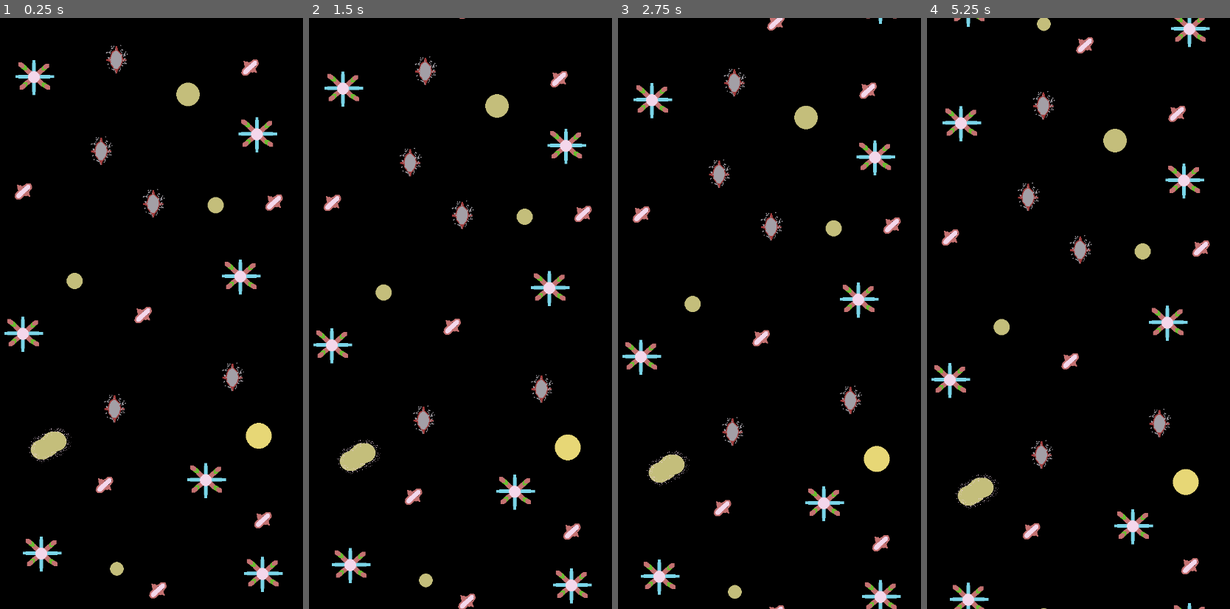
Above: before the commit, frames 1-4 (left to right).
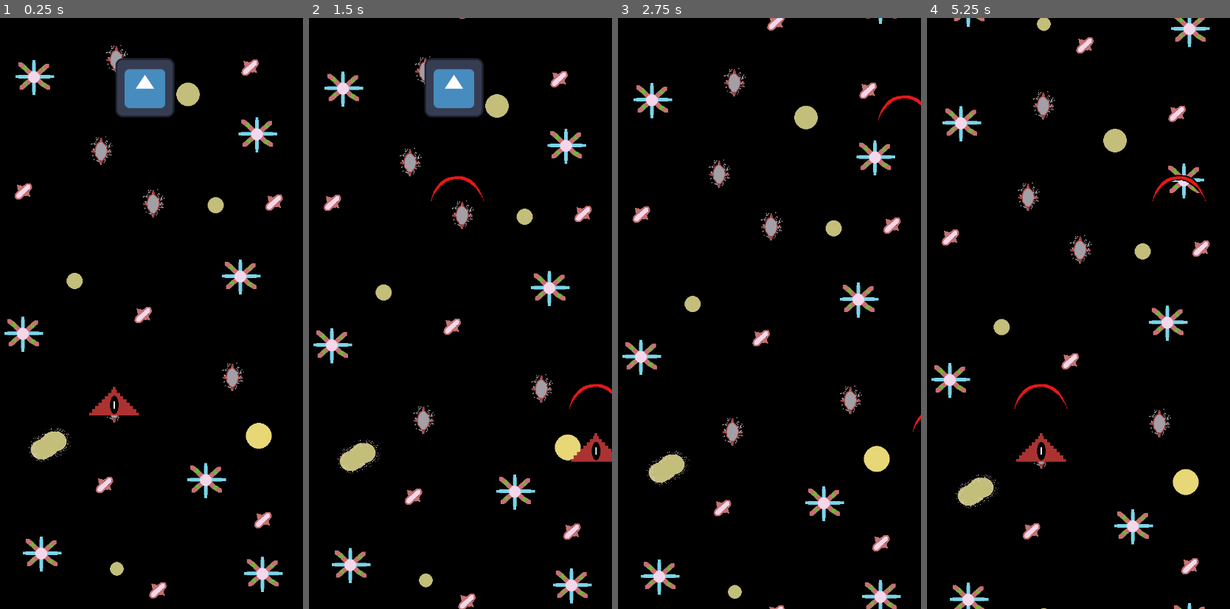
Above: after the commit, the same moments.

Repository: Cam-le/Cam-Space-Shooter
Game: Godot game, scene res://main.tscn
Two runs of this game, one before a commit and one after it. Both use one fixed random seed, a clock stepped at 60 frames per second and the inputs below. Before the commit the project starts from res://scrolling_background.tscn. The engine's default icon, where the game draws it, is replaced by a stand-in: a white triangle on a blue panel in a dark square.
Inputs:
- Up to frame 1 (0.25 s): no input
- Up to frame 2 (1.5 s): hold D (right) 0.53-1.28 s; tap Space (shoot, bound only after the commit) at 0.6, 1.35 s; hold S (down) from 1.28 s (still down)
- Up to frame 3 (2.75 s): release S (down) at 2.03 s; hold D (right) from 2.03 s (still down); tap Space (shoot, bound only after the commit) at 2.1 s
- Up to frame 4 (5.25 s): release D (right) at 2.78 s; hold W (up) 2.78-3.53 s; tap Space (shoot, bound only after the commit) every 0.75 s from 2.85 to 5.1 s; hold A (left) 3.53-5.03 s; hold S (down) from 5.03 s (still down)

The runs differ from the first frame. In frame 1, 2.3% of the frame differs, in the area x 29-58%, y 6-68%; in frame 2, 2.5%, in the area x 37-100%, y 6-76%; in frame 3, 0.1%; in frame 4, 0.7%.

Commit message:
Add files via upload
-Added a fully functional weapon shooting system for the player.

Diff:
--- a/Space_Shooter_First/main.tscn
+++ b/Space_Shooter_First/main.tscn
@@ -1,17 +1,21 @@
-[gd_scene load_steps=4 format=3 uid="uid://uttb403240t6"]
+[gd_scene load_steps=5 format=3 uid="uid://uttb403240t6"]
 
 [ext_resource type="PackedScene" uid="uid://crjb6wux8lbr6" path="res://scrolling_background.tscn" id="1_yfl4o"]
 [ext_resource type="PackedScene" uid="uid://ynv3pln07a1s" path="res://player.tscn" id="2_mmdck"]
 [ext_resource type="PackedScene" uid="uid://cgc74au8akitk" path="res://wall.tscn" id="3_gpsvi"]
+[ext_resource type="PackedScene" uid="uid://ucdoygp1ck8r" path="res://target_dummy.tscn" id="4_7c4aj"]
 
 [node name="Main" type="Node"]
 
 [node name="ScrollingBackground" parent="." instance=ExtResource("1_yfl4o")]
 
 [node name="Player" parent="." instance=ExtResource("2_mmdck")]
-position = Vector2(16, -420)
+position = Vector2(-46, -318)
 speed = 500
 
 [node name="Wall" parent="." instance=ExtResource("3_gpsvi")]
 
+[node name="TargetDummy" parent="." instance=ExtResource("4_7c4aj")]
+position = Vector2(377, 151)
+
 [connection signal="area_entered" from="Wall" to="Player" method="_on_wall_area_entered"]
--- a/Space_Shooter_First/player.gd
+++ b/Space_Shooter_First/player.gd
@@ -1,23 +1,34 @@
 extends Area2D
 
-
-@export var speed = 100;
+@export var Bullet : PackedScene
+@export var speed = 100
+var hp = 1
+var score
 
 func _ready():
-	pass
+	score = 0
+	$PlayerProjectile.queue_free()
 
 func _process(delta):
 	if Input.is_action_pressed("left"):
-		position.x -= speed * delta;
+		position.x -= speed * delta
 	if Input.is_action_pressed("right"):
-		position.x += speed * delta;
+		position.x += speed * delta
 	if Input.is_action_pressed("up"):
-		position.y -= speed * delta;
+		position.y -= speed * delta
 	if Input.is_action_pressed("down"):
-		position.y += speed * delta;
+		position.y += speed * delta
+	if Input.is_action_just_released("shoot"):
+		shoot()
+
 
 
 func _on_wall_area_entered(area):
 	#position.x = 16
 	#position.y = -420
 	pass
+
+func shoot():
+	var b = Bullet.instantiate()
+	owner.add_child(b)
+	b.transform = $Muzzle.global_transform
--- a/Space_Shooter_First/player.tscn
+++ b/Space_Shooter_First/player.tscn
@@ -1,18 +1,27 @@
-[gd_scene load_steps=4 format=3 uid="uid://ynv3pln07a1s"]
+[gd_scene load_steps=5 format=3 uid="uid://ynv3pln07a1s"]
 
 [ext_resource type="Script" path="res://player.gd" id="1_c4s7q"]
 [ext_resource type="Texture2D" uid="uid://cv335up3mf10t" path="res://asset/PlayerProto.png" id="2_401ah"]
+[ext_resource type="PackedScene" uid="uid://cqiptfukd4au1" path="res://player_projectile.tscn" id="3_sae0j"]
 
 [sub_resource type="CircleShape2D" id="CircleShape2D_t1pwa"]
 radius = 22.0907
 
 [node name="Player" type="Area2D"]
 script = ExtResource("1_c4s7q")
+Bullet = ExtResource("3_sae0j")
 
-[node name="Sprite2D" type="Sprite2D" parent="."]
+[node name="PlayerSprite" type="Sprite2D" parent="."]
 position = Vector2(356, 1147)
 texture = ExtResource("2_401ah")
 
 [node name="CollisionShape2D" type="CollisionShape2D" parent="."]
 position = Vector2(356, 1156)
 shape = SubResource("CircleShape2D_t1pwa")
+
+[node name="Muzzle" type="Marker2D" parent="."]
+position = Vector2(356, 1094)
+gizmo_extents = 37.0
+
+[node name="PlayerProjectile" parent="." instance=ExtResource("3_sae0j")]
+position = Vector2(351, 1024)
--- /dev/null
+++ b/Space_Shooter_First/player_projectile.gd
@@ -0,0 +1,16 @@
+extends Area2D
+
+@export var speed = 500
+
+# Called when the node enters the scene tree for the first time.
+func _ready():
+	pass # Replace with function body.
+
+
+# Called every frame. 'delta' is the elapsed time since the previous frame.
+func _process(delta):
+	position -= transform.y * speed * delta
+
+
+func _on_body_entered(body):
+	body.queue_free()
--- /dev/null
+++ b/Space_Shooter_First/player_projectile.tscn
@@ -0,0 +1,41 @@
+[gd_scene load_steps=6 format=3 uid="uid://cqiptfukd4au1"]
+
+[ext_resource type="Script" path="res://player_projectile.gd" id="1_i6po4"]
+[ext_resource type="Texture2D" uid="uid://cp3wvucp7uhrj" path="res://asset/PlayerBullet.png" id="1_uo46i"]
+
+[sub_resource type="CapsuleShape2D" id="CapsuleShape2D_6wbcw"]
+radius = 17.0
+height = 68.0275
+
+[sub_resource type="CapsuleShape2D" id="CapsuleShape2D_pdm3y"]
+radius = 8.99203
+height = 101.999
+
+[sub_resource type="CapsuleShape2D" id="CapsuleShape2D_k5ej6"]
+radius = 4.0
+height = 120.012
+
+[node name="PlayerProjectile" type="Area2D"]
+position = Vector2(37.9016, 26.1343)
+script = ExtResource("1_i6po4")
+
+[node name="WeaponSprite" type="Sprite2D" parent="."]
+position = Vector2(0.0983887, 0.865692)
+texture = ExtResource("1_uo46i")
+
+[node name="Top" type="CollisionShape2D" parent="."]
+position = Vector2(-1.90161, -19.1343)
+rotation = 1.56346
+shape = SubResource("CapsuleShape2D_6wbcw")
+
+[node name="Middle" type="CollisionShape2D" parent="."]
+position = Vector2(-1.80322, -0.268616)
+rotation = 1.56684
+shape = SubResource("CapsuleShape2D_pdm3y")
+
+[node name="Bottom" type="CollisionShape2D" parent="."]
+position = Vector2(0.0983887, 16.8657)
+rotation = 1.56339
+shape = SubResource("CapsuleShape2D_k5ej6")
+
+[connection signal="body_entered" from="." to="." method="_on_body_entered"]
--- a/Space_Shooter_First/project.godot
+++ b/Space_Shooter_First/project.godot
@@ -11,7 +11,7 @@
 [application]
 
 config/name="Space Shooter First"
-run/main_scene="res://scrolling_background.tscn"
+run/main_scene="res://main.tscn"
 config/features=PackedStringArray("4.2", "Forward Plus")
 config/icon="res://icon.svg"
 
@@ -42,3 +42,8 @@
 "events": [Object(InputEventKey,"resource_local_to_scene":false,"resource_name":"","device":-1,"window_id":0,"alt_pressed":false,"shift_pressed":false,"ctrl_pressed":false,"meta_pressed":false,"pressed":false,"keycode":0,"physical_keycode":83,"key_label":0,"unicode":115,"echo":false,"script":null)
 ]
 }
+shoot={
+"deadzone": 0.5,
+"events": [Object(InputEventKey,"resource_local_to_scene":false,"resource_name":"","device":-1,"window_id":0,"alt_pressed":false,"shift_pressed":false,"ctrl_pressed":false,"meta_pressed":false,"pressed":false,"keycode":0,"physical_keycode":32,"key_label":0,"unicode":32,"echo":false,"script":null)
+]
+}
--- /dev/null
+++ b/Space_Shooter_First/target_dummy.tscn
@@ -0,0 +1,16 @@
+[gd_scene load_steps=3 format=3 uid="uid://ucdoygp1ck8r"]
+
+[ext_resource type="Texture2D" uid="uid://dn64alwxpdp53" path="res://icon.svg" id="1_gbjkf"]
+
+[sub_resource type="RectangleShape2D" id="RectangleShape2D_8b6we"]
+size = Vector2(128, 126)
+
+[node name="TargetDummy" type="StaticBody2D"]
+position = Vector2(334, 148)
+
+[node name="Sprite2D" type="Sprite2D" parent="."]
+texture = ExtResource("1_gbjkf")
+
+[node name="CollisionShape2D" type="CollisionShape2D" parent="."]
+shape = SubResource("RectangleShape2D_8b6we")
+debug_color = Color(0.266667, 0.568627, 0.254902, 0.419608)
Binary file added: Space_Shooter_First/asset/PlayerBullet.aseprite
Binary file added: Space_Shooter_First/asset/PlayerBullet.png
Not shown, added: Space_Shooter_First/asset/PlayerBullet.png.import
